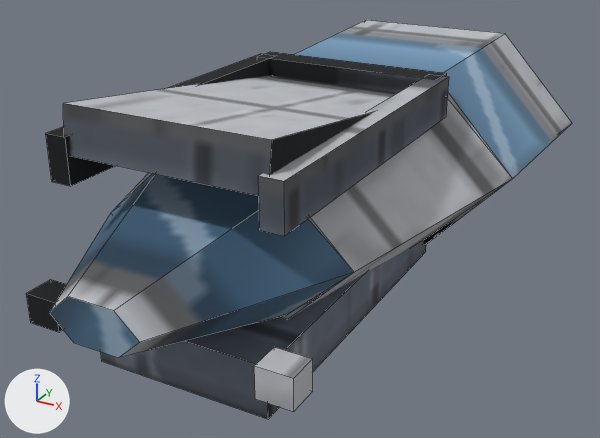
Two versions of the OBJ model tenebris-rs/assets/models/ship_cockpit.obj, one commit apart.
Both versions are drawn from a 50 mm lens placed at (1.81, -5.02, 1.48), pointed at (-0.01, -1.71, -0.17). Arrows for +X, +Y and +Z are at lower left; the lights stay in place. The first picture is the older version. Mesh edges are drawn as thin lines. Where no turn or scale is listed for an object, it has been applied to the vertices. Vertices at exactly the same position are counted once.

Script lines for the objects in view, before the commit:
```python
me_canopy = bpy.data.meshes.new('canopy')
me_canopy.from_pydata(...)  # 8 vertices, 6 faces; spans x -0.46..0.46, y -2.79..-1.21, z 0.2..0.62
me_canopy.materials.append(mat_glass)  # picture img_ship_cockpit_png
me_chin = bpy.data.meshes.new('chin')
me_chin.from_pydata(...)  # a box spanning x -0.42..0.42, y -2.75..-1.05, z -0.53..-0.29
me_chin.materials.append(mat_hull_dark)  # picture img_ship_cockpit_png
me_frame = bpy.data.meshes.new('frame')
me_frame.from_pydata(...)  # a box spanning x -0.5..0.5, y -1.29..-1.15, z 0.34..0.5; a box spanning x -0.53..-0.43, y -2.8..-1.2, z 0.3..0.5; a box spanning x 0.43..0.53, y -2.8..-1.2, z 0.3..0.5
me_frame.materials.append(mat_gunmetal)  # picture img_ship_cockpit_png
me_lights = bpy.data.meshes.new('lights')
me_lights.from_pydata(...)  # a box spanning x -0.63..-0.47, y -2.92..-2.78, z -0.31..-0.17; a box spanning x 0.47..0.63, y -2.92..-2.78, z -0.31..-0.17
me_lights.materials.append(mat_white)  # picture img_ship_cockpit_png
me_nose = bpy.data.meshes.new('nose')
me_nose.from_pydata(...)  # 32 vertices, 24 faces; spans x -0.92..0.92, y -3.2..0.0, z -0.49..0.49
me_nose.materials.append(mat_hull)  # picture img_ship_cockpit_png
ob_canopy = bpy.data.objects.new('canopy', me_canopy)
ob_canopy.location = (0.0, 0.0, 0.0)
ob_chin = bpy.data.objects.new('chin', me_chin)
ob_chin.location = (0.0, 0.0, 0.0)
ob_frame = bpy.data.objects.new('frame', me_frame)
ob_frame.location = (0.0, 0.0, 0.0)
ob_lights = bpy.data.objects.new('lights', me_lights)
ob_lights.location = (0.0, 0.0, 0.0)
ob_nose = bpy.data.objects.new('nose', me_nose)
ob_nose.location = (0.0, 0.0, 0.0)
```
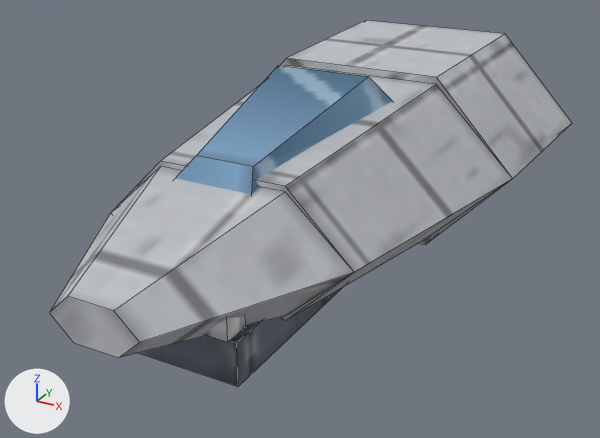
Pixel boxes (x1, y1, x2, y2) of what changed, in the pictures (600 x 438 px; the box of a moved part takes in the faces that stretch with it):
'canopy', reshaped: before (63, 75, 397, 196); after (176, 65, 392, 195)
'frame', reshaped (not visible afterwards): before (46, 52, 449, 236)
'chin', moved, rescaled: before (101, 240, 426, 419); after (139, 287, 343, 387)
'lights', reshaped: before (26, 280, 313, 412); after (203, 317, 246, 342)
part 3 of me_frame, deleted: before (258, 52, 447, 93)
part 4 of me_frame, moved or reshaped (not visible afterwards): before (46, 54, 449, 236)
part 5 of me_lights, moved or reshaped (not visible afterwards): before (26, 280, 67, 332)
part 6 of me_lights, moved or reshaped: before (254, 347, 313, 412); after (203, 317, 246, 342)
part 7 of me_nose, surface changed (lighter): (49, 20, 572, 358) in both

What changed in the scene script:
```text
Change me_canopy:
    used by ob_canopy; location = (0.0, 0.0, 0.0)
    remove me_canopy.from_pydata(...)  # 8 vertices, 6 faces; spans x -0.46..0.46, y -2.79..-1.21, z 0.2..0.62
    add me_canopy.from_pydata(...)  # 8 vertices, 6 faces; spans x -0.36..0.36, y -2.55..-1.35, z 0.18..0.53
    me_canopy part 1: the whole mesh is rebuilt
Change me_chin:
    used by ob_chin; location = (0.0, 0.0, 0.0)
    remove me_chin.from_pydata(...)  # 8 vertices, 6 faces; spans x -0.42..0.42, y -2.75..-1.05, z -0.53..-0.29
    add me_chin.from_pydata(...)  # 8 vertices, 6 faces; spans x -0.29..0.29, y -2.75..-1.15, z -0.42..-0.22
    me_chin part 2: the whole mesh is scaled about its middle by (0.68, 0.941, 0.833), then moved by (0.0, -0.05, 0.09)
Change me_frame:
    used by ob_frame; location = (0.0, 0.0, 0.0)
    remove me_frame.from_pydata(...)  # 24 vertices, 18 faces; spans x -0.53..0.53, y -2.8..-1.15, z 0.3..0.5
    add me_frame.from_pydata(...)  # 24 vertices, 18 faces; spans x -0.41..0.41, y -2.55..-1.31, z 0.16..0.39
    me_frame part 3: the loose piece of 8 vertices spanning x -0.5..0.5, y -1.29..-1.15, z 0.34..0.5 is deleted
    me_frame part 4: 16 vertices removed from x -0.53..0.53, y -2.8..-1.2, z 0.3..0.5; 24 vertices added at x -0.41..0.41, y -2.55..-1.31, z 0.16..0.39
Change me_lights:
    used by ob_lights; location = (0.0, 0.0, 0.0)
    remove me_lights.from_pydata(...)  # 16 vertices, 12 faces; spans x -0.63..0.63, y -2.92..-2.78, z -0.31..-0.17
    add me_lights.from_pydata(...)  # 16 vertices, 12 faces; spans x -0.321..0.321, y -2.86..-2.74, z -0.15..-0.03
    me_lights part 5: the loose piece of 8 vertices spanning x -0.63..-0.47, y -2.92..-2.78, z -0.31..-0.17 is scaled about its middle by (0.875, 0.857, 0.857), then moved by (0.299, 0.05, 0.15)
    me_lights part 6: the loose piece of 8 vertices spanning x 0.47..0.63, y -2.92..-2.78, z -0.31..-0.17 is scaled about its middle by (0.875, 0.857, 0.857), then moved by (-0.299, 0.05, 0.15)
Change me_nose:
    where me_nose.from_pydata(...)  # 32 vertices, 24 faces; spans x -0.92..0.92, y -3.2..0.0, z -0.49..0.49
    used by ob_nose; location = (0.0, 0.0, 0.0)
    me_nose part 7: texture (UV) coordinates of 24 of 24 faces, centred in x -0.67..0.67, y -3.2..0.0, z -0.48..0.48, changed; they spanned u 0.01..0.71, v 0.32..0.66 and now span u 0.01..0.85, v 0.24..0.8
```
